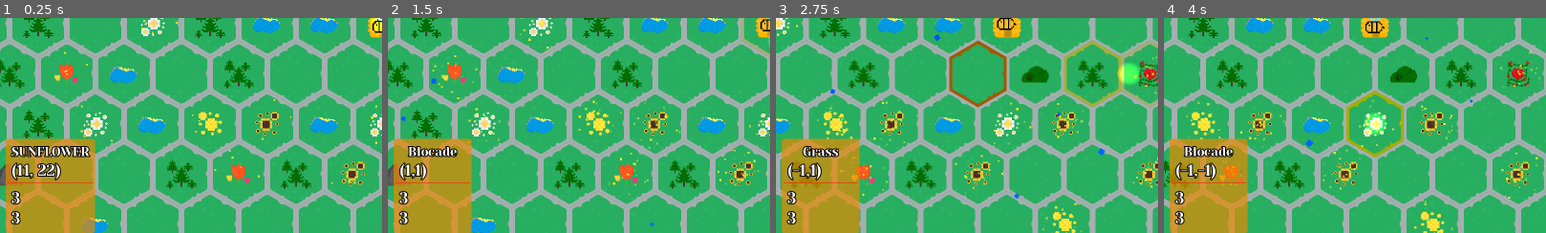
Above: before the commit, frames 1-4 (left to right).
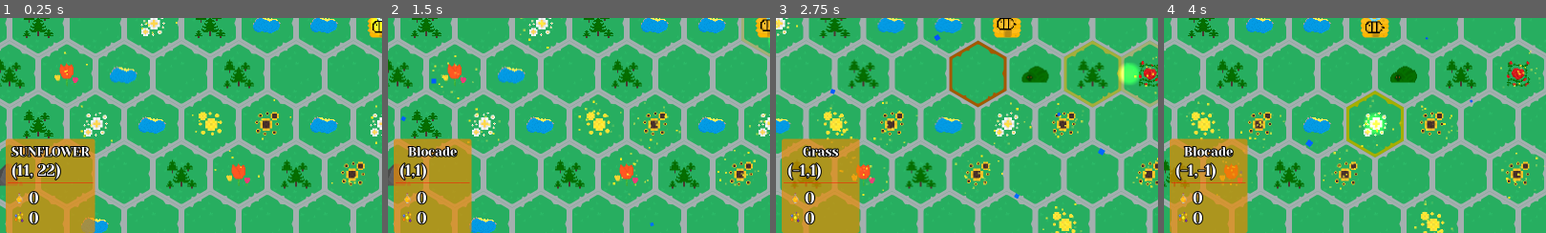
Above: after the commit, the same moments.

Repository: SpeedfireV/slavic-game-jam
Game: Godot game, scene res://game.tscn
Same seed, same stepped clock (60 frames per second), same inputs: the game is played once before the commit and once after it.
Inputs (mouse positions are % of the whole screen's width and height, from its top left):
- Up to frame 1 (0.25 s): no input
- Up to frame 2 (1.5 s): drag from (50, 50) to (57, 73) at 0.52 s; drag from (54, 62) to (46, 38) at 1.27 s
- Up to frame 3 (2.75 s): move the mouse to (46, 62) at 2.02 s; hold D (move_right) from 2.03 s (still down); right-click (46, 62) at 2.1 s; click (46, 62) at 2.17 s
- Up to frame 4 (4 s): release D (move_right) at 2.75 s; drag from (23, 50) to (30, 73) at 2.77 s; drag from (24, 38) to (28, 73) at 3.52 s
The pictures show only the part of the screen within x 0-50%, y 49-99%; the shares and areas given below are measured in that part.

The runs differ from the first frame. In frame 1, 0.6% of the frame differs, in the area x 2-11%, y 80-97%; in frame 2, 0.6%; in frame 3, 0.6%; in frame 4, 0.6%.

Commit message:
dksa

Diff:
--- a/ui/hex_description/hex_description.gd
+++ b/ui/hex_description/hex_description.gd
@@ -3,6 +3,22 @@
 @onready var resource_name_label: Label = %ResourceNameLabel
 @onready var coordinates_label: Label = %Coords
 
+@onready var nectar_label: Label = %NectarLabel
+@onready var beepollen_label: Label = %BeepollenLabel
+
+var show_info_resources :bool = true
+
 func update_info(hexagon: MapHexagon):
+	if hexagon.hexagon_type == MapHexagon.HexagonType.Flower:
+		show_info_resources = true
+	else:
+		show_info_resources = false
+
 	resource_name_label.text = hexagon.get_hex_resource_name()
 	coordinates_label.text = "(" + str(hexagon.coords.x) + "," + str (hexagon.coords.y / 3) + ")"
+
+
+func _process(delta: float) -> void:
+	if show_info_resources:
+		nectar_label.text = str(GameManager.collectable_resources.nectar)
+		beepollen_label.text = str(GameManager.collectable_resources.beepollen)
--- a/ui/hex_description/hex_description.tscn
+++ b/ui/hex_description/hex_description.tscn
@@ -1,6 +1,8 @@
-[gd_scene load_steps=3 format=3 uid="uid://nu52ulpvu4k2"]
+[gd_scene load_steps=5 format=3 uid="uid://nu52ulpvu4k2"]
 
 [ext_resource type="Script" uid="uid://od4qxcaki64t" path="res://ui/hex_description/hex_description.gd" id="1_ltfpm"]
+[ext_resource type="Texture2D" uid="uid://brgjbiiq2b1kl" path="res://assets/resources/nectar.png" id="2_b0agt"]
+[ext_resource type="Texture2D" uid="uid://b3jti0axoygk3" path="res://assets/resources/beepollen.png" id="3_ppuvt"]
 
 [sub_resource type="StyleBoxLine" id="StyleBoxLine_rbyyf"]
 color = Color(1, 0.0470588, 0, 1)
@@ -37,12 +39,28 @@
 [node name="VBoxContainer" type="VBoxContainer" parent="VBoxContainer"]
 layout_mode = 2
 
-[node name="Label2" type="Label" parent="VBoxContainer"]
+[node name="HBoxContainer" type="HBoxContainer" parent="VBoxContainer"]
+layout_mode = 2
+
+[node name="TextureRect" type="TextureRect" parent="VBoxContainer/HBoxContainer"]
+layout_mode = 2
+texture = ExtResource("2_b0agt")
+
+[node name="NectarLabel" type="Label" parent="VBoxContainer/HBoxContainer"]
+unique_name_in_owner = true
 layout_mode = 2
 theme_type_variation = &"HeaderLarge"
-text = "3"
+text = ":"
 
-[node name="Label3" type="Label" parent="VBoxContainer"]
+[node name="HBoxContainer2" type="HBoxContainer" parent="VBoxContainer"]
+layout_mode = 2
+
+[node name="TextureRect" type="TextureRect" parent="VBoxContainer/HBoxContainer2"]
+layout_mode = 2
+texture = ExtResource("3_ppuvt")
+
+[node name="BeepollenLabel" type="Label" parent="VBoxContainer/HBoxContainer2"]
+unique_name_in_owner = true
 layout_mode = 2
 theme_type_variation = &"HeaderLarge"
-text = "3"
+text = ":"
